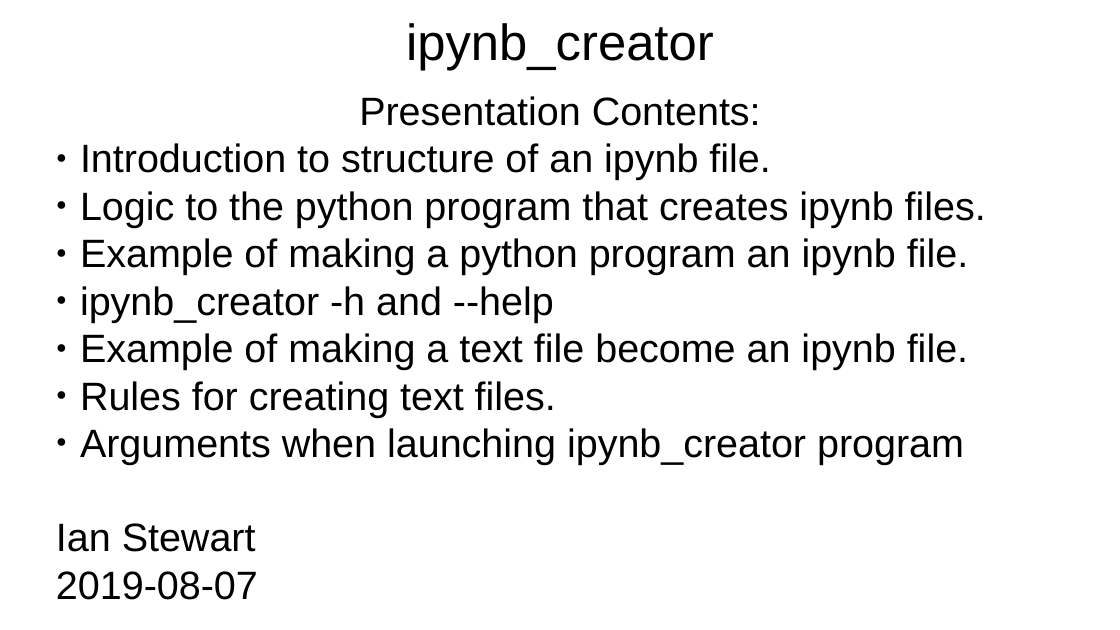
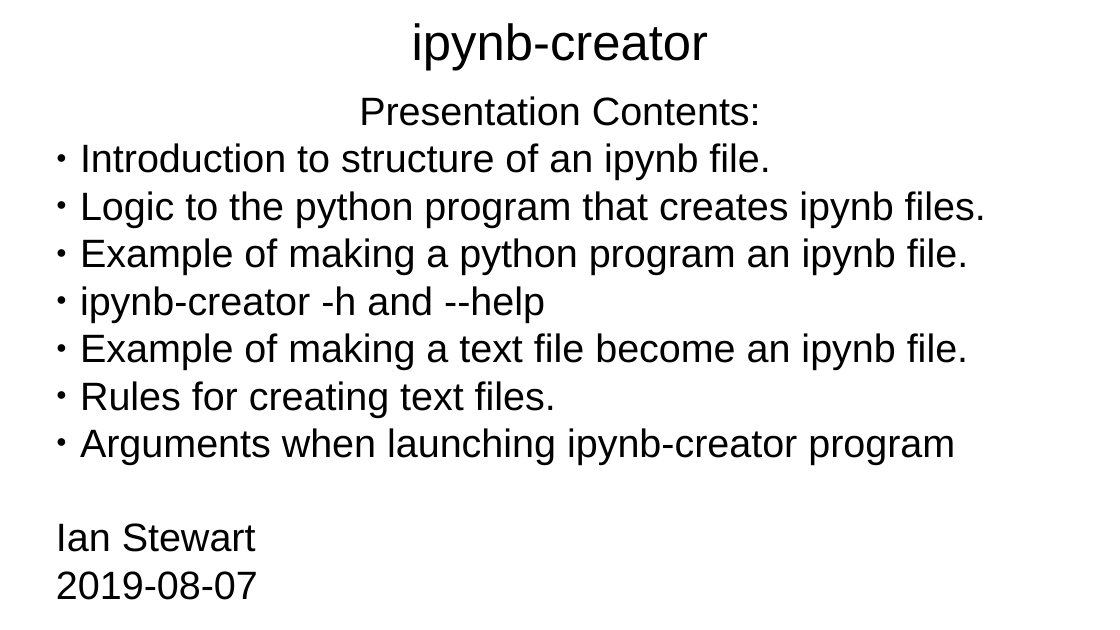
Before and after one commit to irsbugs/ipynb-creator, a slide deck: slide 2 of ipynb_creator_presentation.odp. Drawn at 1120x630 pixels with LibreOffice and Linux fonts; fonts in the diff are those of the drawing. Boxes give left, top, right and bottom in pixels: in the first picture for what was removed or moved away, otherwise in the second. Text is boxed around its words. In the diff, an @@ line names an element or a change of style, - is before the commit and + after.

```diff
--- a/ipynb_creator_presentation.odp
+++ b/ipynb_creator_presentation.odp
@@ title at (412,23,708,71): text changed @@
-ipynb_creator
+ipynb-creator
@@ subtitle at (80,286,545,323): text changed @@
-● ipynb_creator -h and --help
+● ipynb-creator -h and --help
@@ subtitle at (80,428,955,465): text changed @@
-● Arguments when launching ipynb_creator program
+● Arguments when launching ipynb-creator program
```
Also in this commit, not shown: 13 other slides changed.
